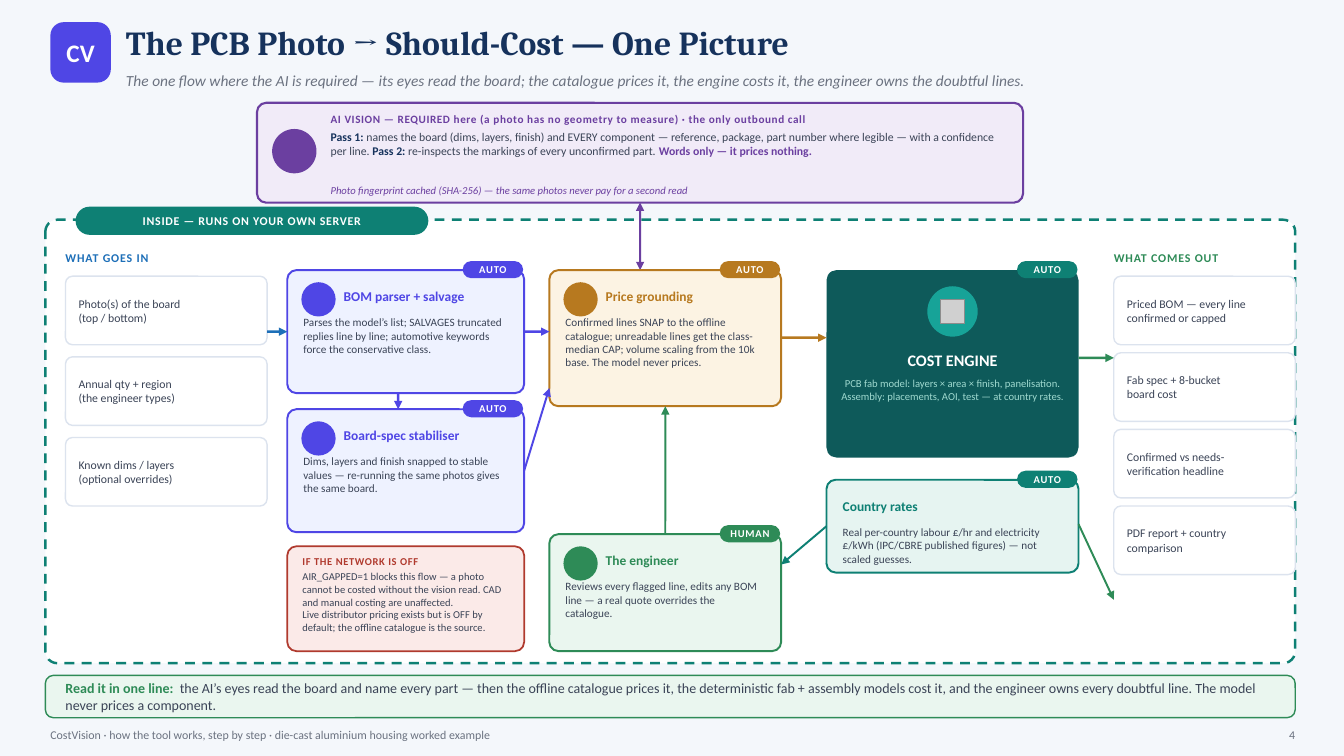
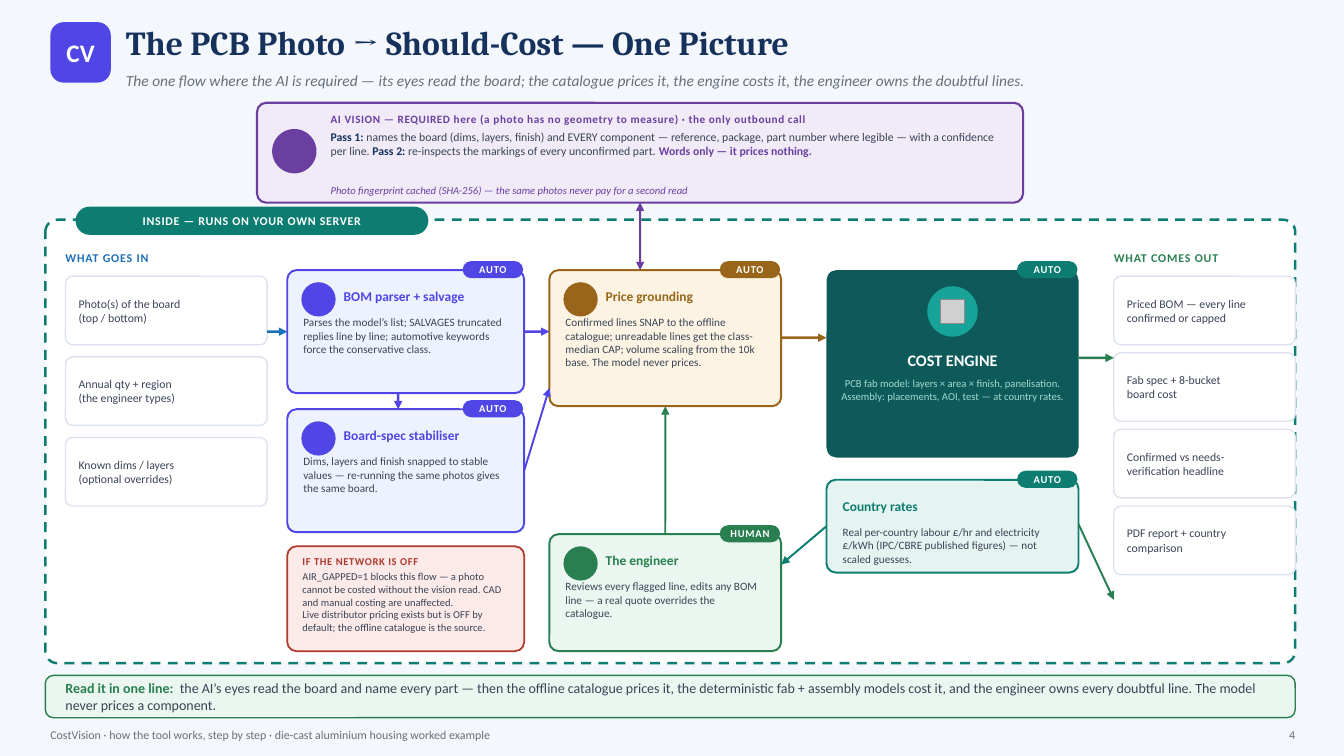
Before and after one commit to bhosaleavinash546/leamington-marathi, a slide deck: slide 4 of CostVision-Workflow-Explained.pptx. Drawn at 1344x756 pixels with LibreOffice and Linux fonts; fonts in the diff are those of the drawing; grey boxes stand for pictures; background and template pictures are left out. Boxes give left, top, right and bottom in pixels: in the first picture for what was removed or moved away, otherwise in the second. Text is boxed around its words. In the diff, an @@ line names an element or a change of style, - is before the commit and + after.

```diff
--- a/CostVision-Workflow-Explained.pptx
+++ b/CostVision-Workflow-Explained.pptx
@@ rounded rectangle at (x1=45, y1=220, x2=1296, y2=663): outline #0E8074 1.75 pt dashed to #0D7D71 1.75 pt dashed @@
@@ rounded rectangle at (x1=720, y1=261, x2=780, y2=278): fill #B7791F to #99651A @@
@@ rounded rectangle at (x1=549, y1=270, x2=781, y2=406): outline #B7791F 1.4 pt to #99651A 1.4 pt @@
@@ ellipse at (x1=564, y1=282, x2=598, y2=317): fill #B7791F to #99651A @@
@@ text "Price grounding" at (x1=606, y1=291, x2=693, y2=304): text colour #B7791F to #99651A @@
@@ arrow (781, 338) - (827, 338): stroke #B7791F 1.75 pt to #99651A 1.75 pt @@
@@ arrow (665, 534) - (665, 406): stroke #2E8B57 1.4 pt to #2A7F50 1.4 pt @@
```
Also in this commit, not shown: 56 other slides changed, 46 other files.
